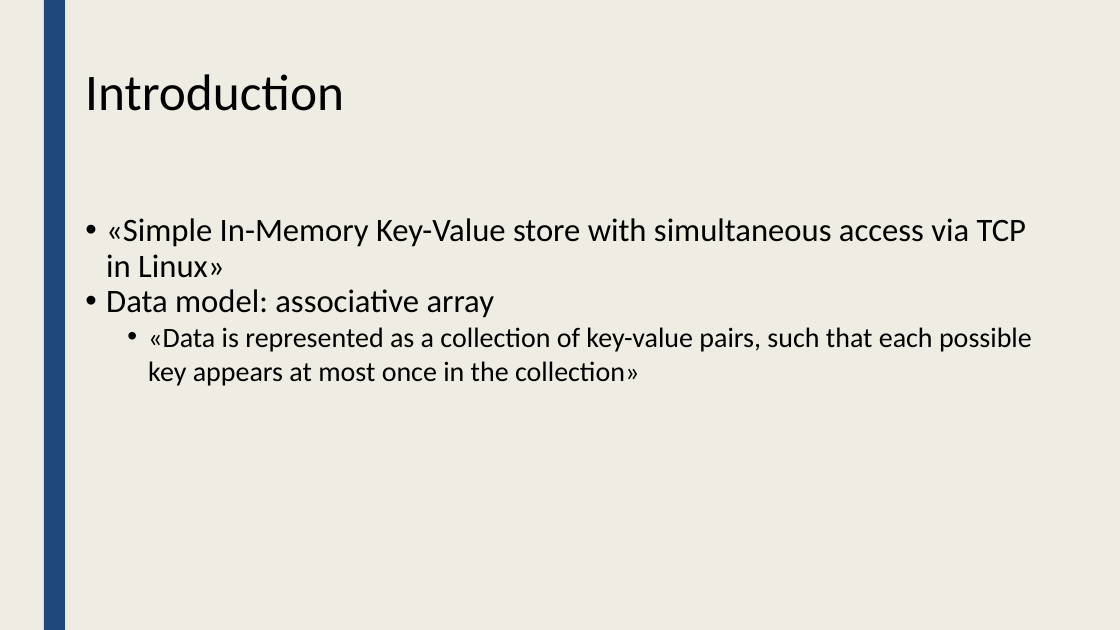
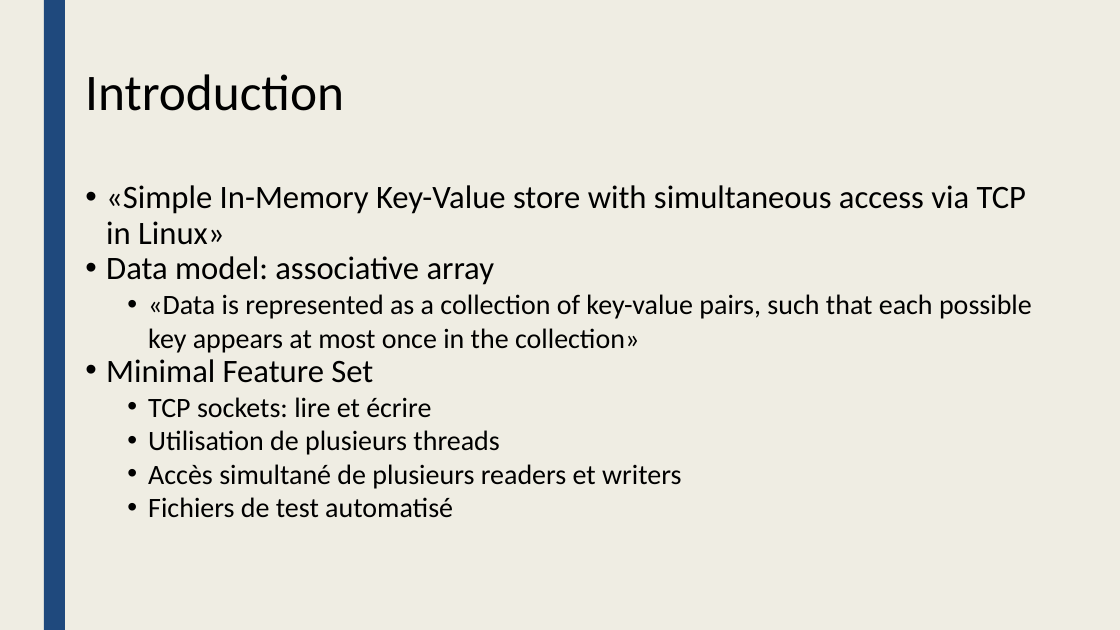
Before and after one commit to inefix/Key-Value-Store, a slide deck: slide 3 of presentation/KVS_presentation.pptx. Drawn at 1120x630 pixels with LibreOffice and Linux fonts; fonts in the diff are those of the drawing. Boxes give left, top, right and bottom in pixels: in the first picture for what was removed or moved away, otherwise in the second. Text is boxed around its words. In the diff, an @@ line names an element or a change of style, - is before the commit and + after.

Commit message:
ppt

```diff
--- a/presentation/KVS_presentation.pptx
+++ b/presentation/KVS_presentation.pptx
@@ text "«Simple In-Memory Key-Value store with ...": place and size @@
-text "«Simple In-Memory Key-Value store with ..." at box(106, 218, 1032, 386)
+text "«Simple In-Memory Key-Value store with ..." at box(106, 185, 1032, 518)
@@ text at box(106, 359, 681, 518): paragraphs added @@
+• Minimal Feature Set
+  • TCP sockets: lire et écrire
+  • Utilisation de plusieurs threads
+  • Accès simultané de plusieurs readers et writers
+  • Fichiers de test automatisé
```
Also in this commit, not shown: 3 other slides changed, 1 slide removed.
